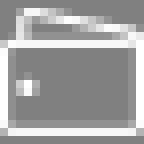
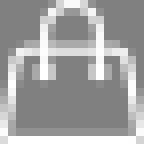
Revision of a layered 144px x 144px image; what changed, layer by layer:
added layer "Handbag" above "Wallet" over [0, 0, 144, 144]
hid "Wallet" over [0, 8, 144, 136]
